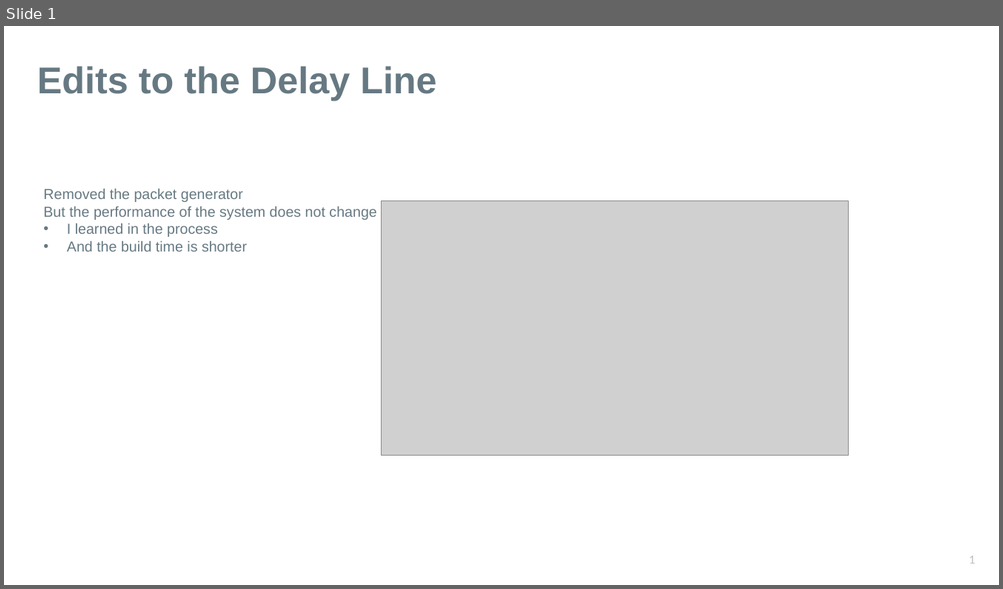
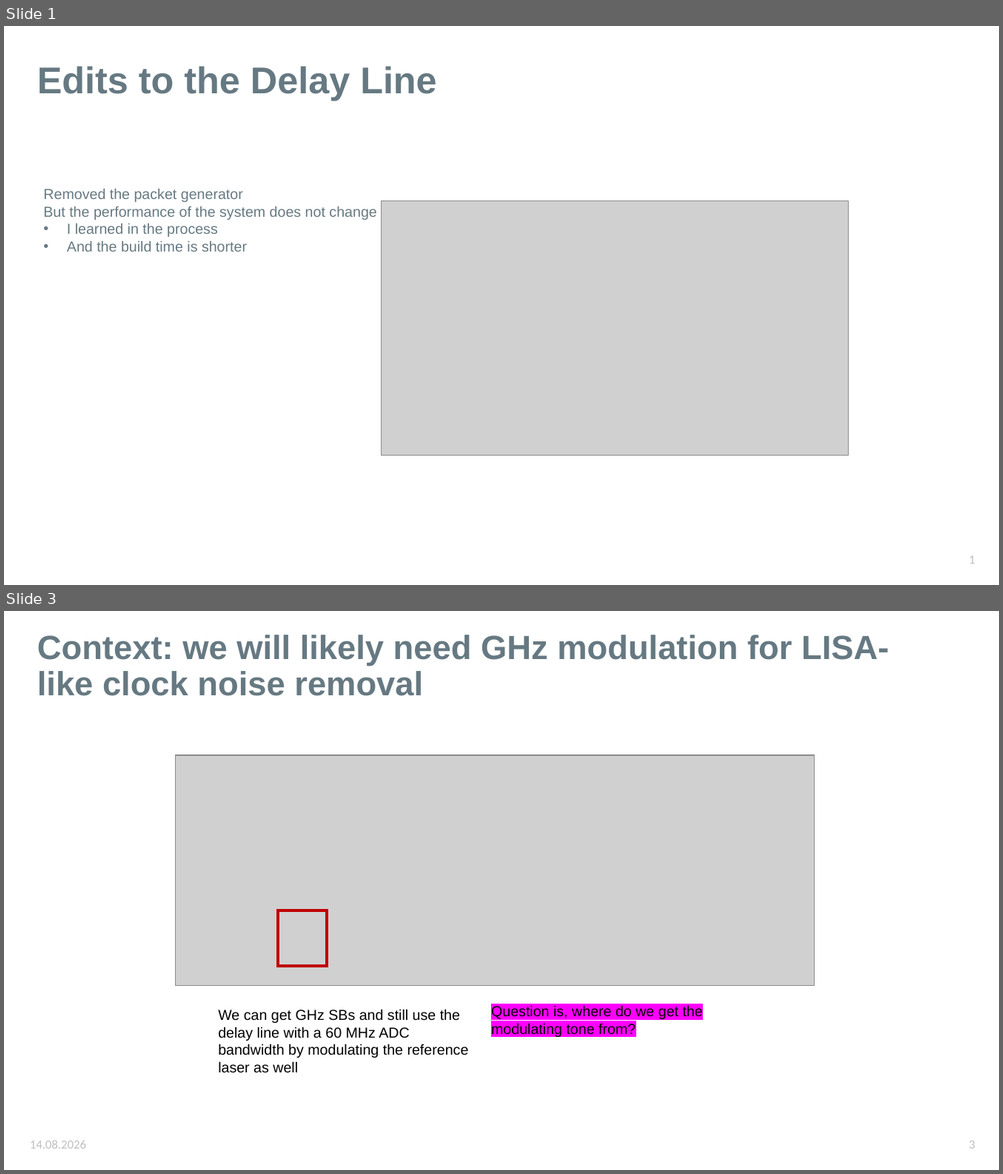
Before and after one commit to karinkruuse/Esitlused, a slide deck: updates.pptx. Shown one above the other, each under a label of ours: slide 1 before the commit, slides 1 and 3 after it; the slides between them are not shown. The pictures are 1003x589 and 1003x1174 pixels, drawn with LibreOffice and Linux fonts; fonts in the diff are those of the drawing; grey boxes stand for pictures. Boxes give left, top, right and bottom in pixels: in the first picture for what was removed or moved away, otherwise in the second. Text is boxed around its words. In the diff, an @@ line names an element or a change of style, - is before the commit and + after.

```diff
--- a/updates.pptx
+++ b/updates.pptx
@@ slide 3 added at (4, 611, 999, 1170), background #FFFFFF @@
@@ title added at (37, 635, 888, 696), 32.4 pt, text #667982, bold @@
+Context: we will likely need GHz modulation for LISA-like clock noise removal
@@ picture added at (176, 755, 814, 985) @@
@@ rectangle added at (278, 911, 327, 967), outline #C00000 3 pt @@
@@ text added at (218, 1009, 469, 1073), 14 pt, text #000000 @@
+We can get GHz SBs and still use the delay line with a 60 MHz ADC bandwidth by modulating the reference laser as well
@@ text added at (491, 1005, 703, 1037), 14 pt, text #000000 @@
+Question is, where do we get the modulating tone from?
@@ text added at (30, 1141, 86, 1149), 12 pt, text #BFBFBF @@
+14.08.2026
@@ page number added at (968, 1141, 974, 1149), 12 pt, text #BFBFBF @@
+3
```
Also in this commit, not shown: 4 slides changed.
